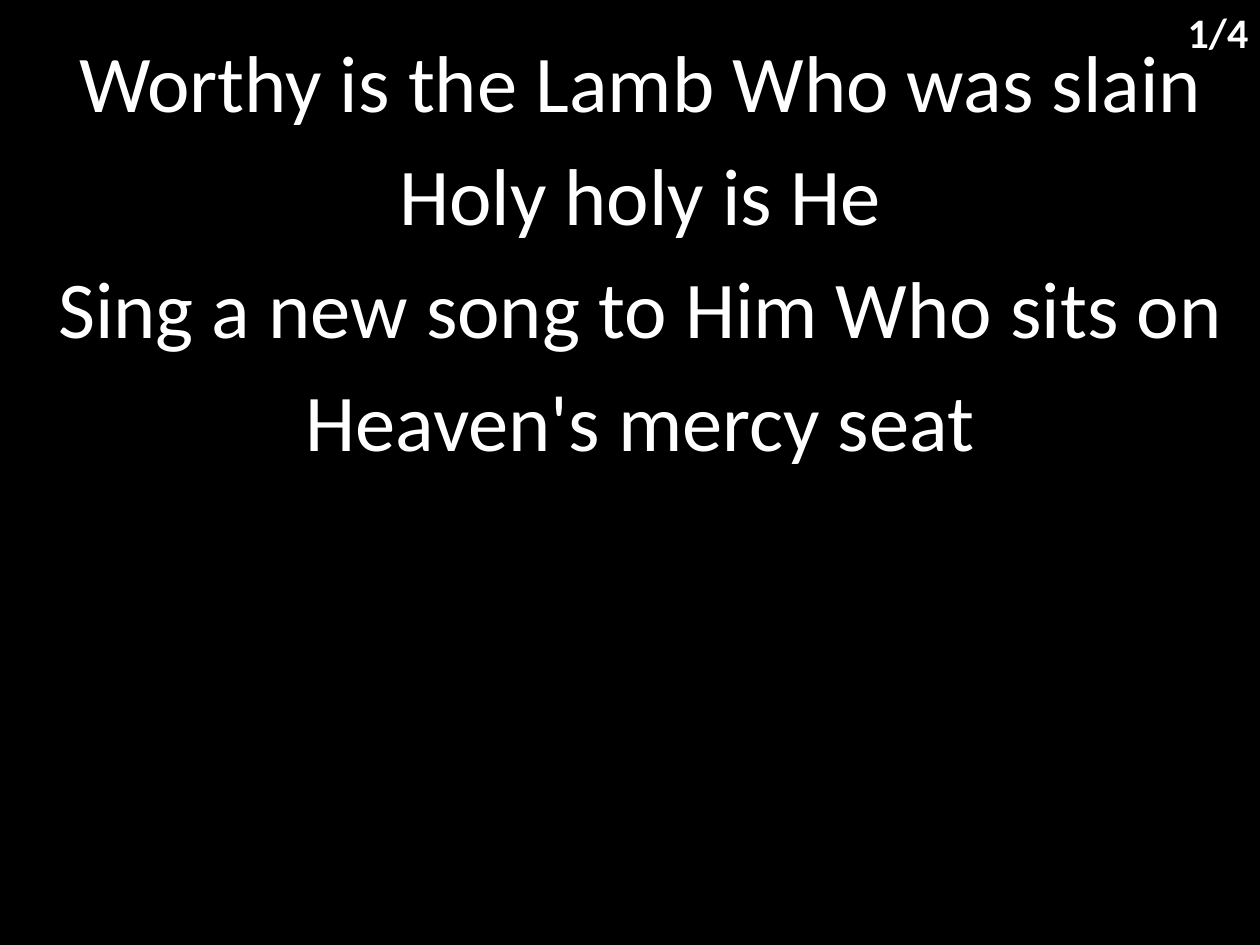
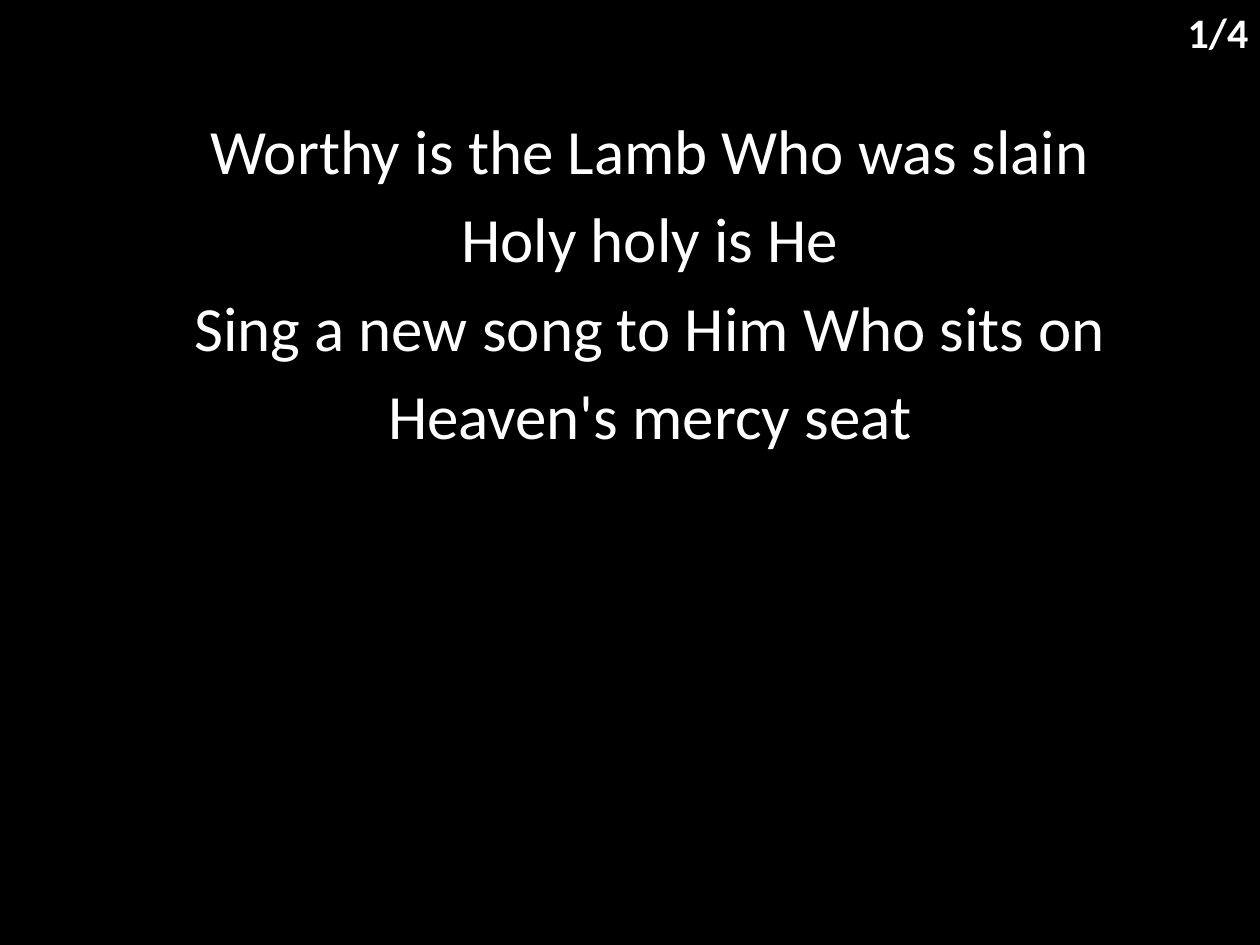
Before and after one commit to hoo-are-ya/worship, a slide deck: slide 2 of docs/songs/revelation song.pptx. Drawn at 1260x945 pixels with LibreOffice and Linux fonts; fonts in the diff are those of the drawing. Boxes give left, top, right and bottom in pixels: in the first picture for what was removed or moved away, otherwise in the second. Text is boxed around its words. In the diff, an @@ line names an element or a change of style, - is before the commit and + after.

```diff
--- a/docs/songs/revelation song.pptx
+++ b/docs/songs/revelation song.pptx
@@ subtitle "Worthy is the Lamb Who ...": place and size @@
-subtitle "Worthy is the Lamb Who ..." at [58,45,1222,464]
+subtitle "Worthy is the Lamb Who ..." at [194,130,1105,449]
@@ subtitle "Worthy is the Lamb Who ..." at [194,130,1105,449]: size 46 to 36 pt; less space between paragraphs @@
```
Also in this commit, not shown: 3 other slides changed, 3 other files.
